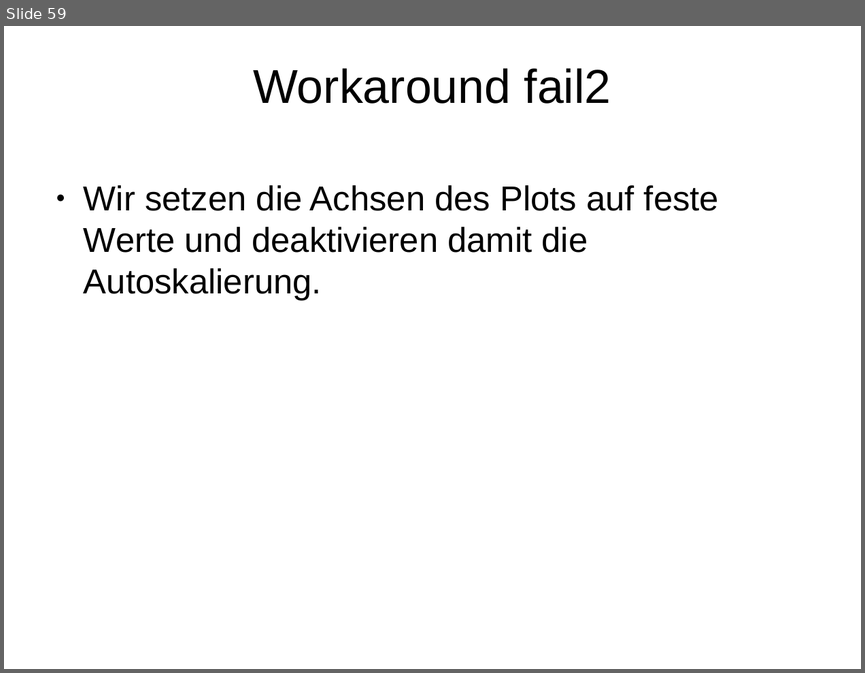
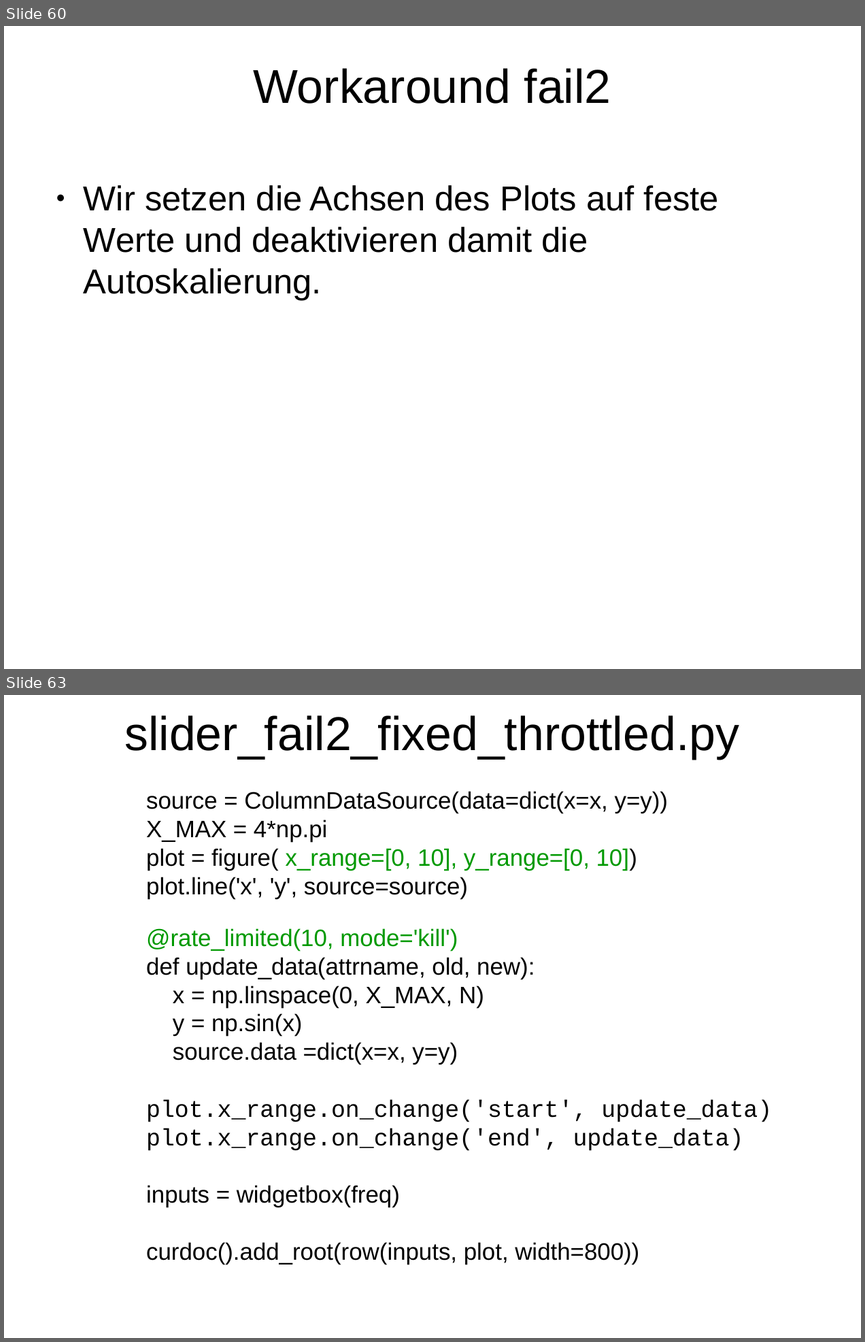
Before and after one commit to Inqbus/python_summit, a slide deck: vortrag/bokeh_sandra.odp. Shown one above the other, each under a label of ours: slide 59 before the commit, slides 60 and 63 after it; the slides between them are not shown. The pictures are 865x673 and 865x1342 pixels, drawn with LibreOffice and Linux fonts; fonts in the diff are those of the drawing. Boxes give left, top, right and bottom in pixels: in the first picture for what was removed or moved away, otherwise in the second. Text is boxed around its words. In the diff, an @@ line names an element or a change of style, - is before the commit and + after.

```diff
--- a/vortrag/bokeh_sandra.odp
+++ b/vortrag/bokeh_sandra.odp
@@ slide 63 added at (x1=4, y1=695, x2=861, y2=1338), background #FFFFFF @@
@@ title added at (x1=124, y1=715, x2=739, y2=759), 44 pt, text #000000 @@
+slider_fail2_fixed_throttled.py
@@ text added at (x1=146, y1=791, x2=772, y2=1264), 22 pt, text #000000 @@
+source = ColumnDataSource(data=dict(x=x, y=y))
+X_MAX = 4*np.pi
+plot = figure( x_range=[0, 10], y_range=[0, 10])
+plot.line('x', 'y', source=source)
+@rate_limited(10, mode='kill')
+def update_data(attrname, old, new):
+x = np.linspace(0, X_MAX, N)
+y = np.sin(x)
+source.data =dict(x=x, y=y)
+plot.x_range.on_change('start', update_data)
+plot.x_range.on_change('end', update_data)
+inputs = widgetbox(freq)
+curdoc().add_root(row(inputs, plot, width=800))
@@ what was slide 59 is now slide 60 @@
```
Also in this commit, not shown: 8 slides changed, 2 other slides added, 3 other files.
